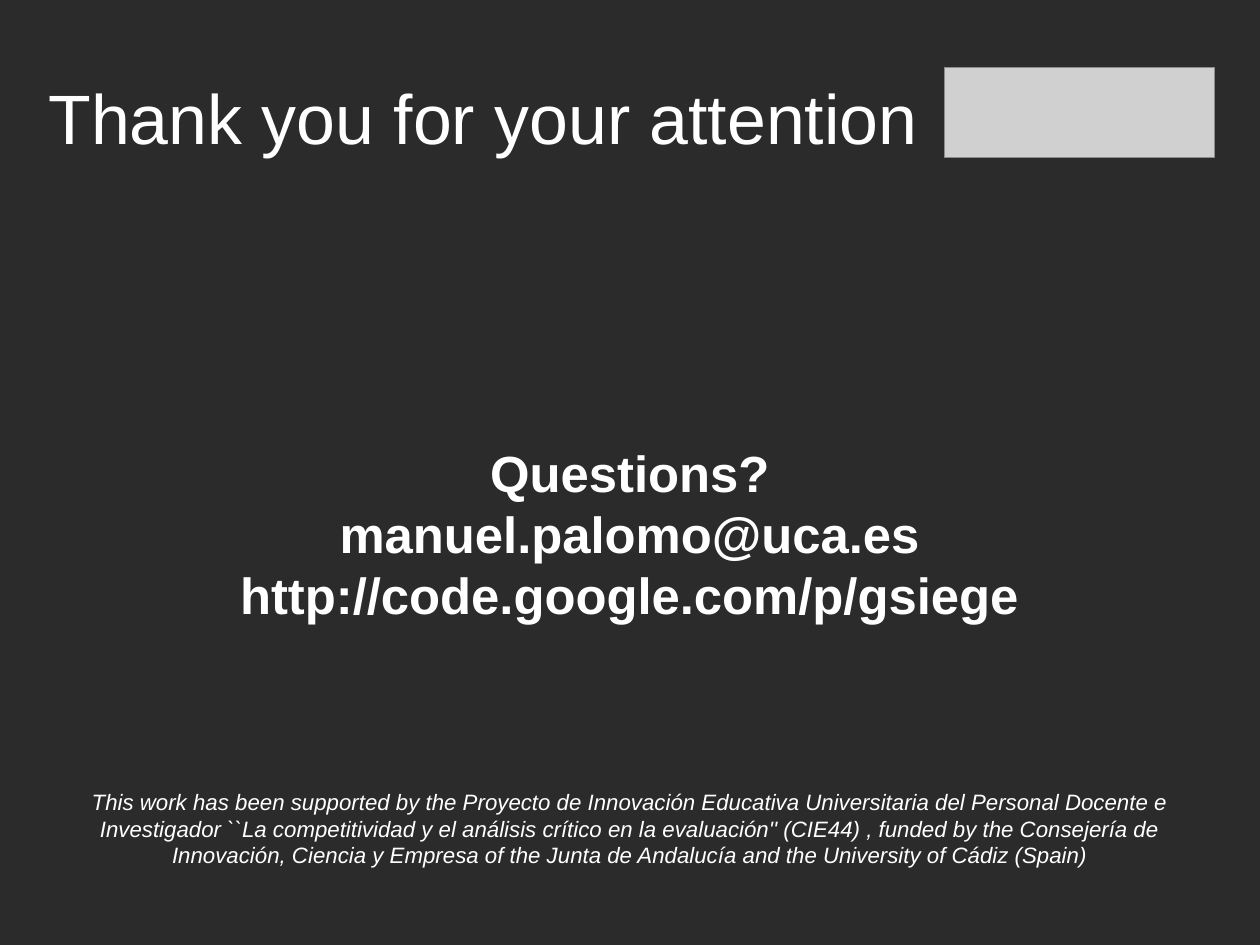
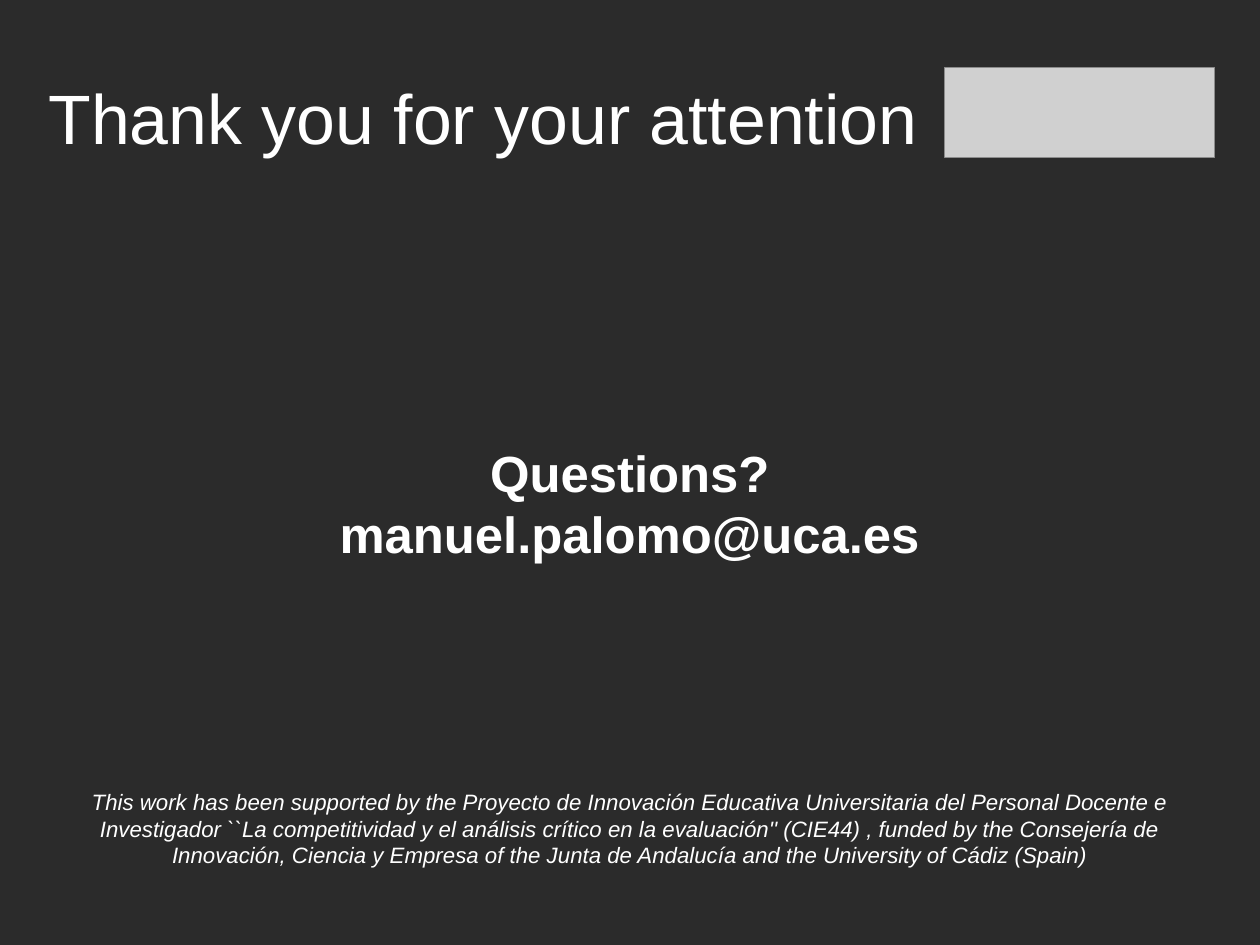
Before and after one commit to rompehielos013013013/gsiege, a slide deck: slide 28 of presentacion/Brunel2014/assessingCompetitions.odp (slide 26 before the commit). Drawn at 1260x945 pixels with LibreOffice and Linux fonts; fonts in the diff are those of the drawing; grey boxes stand for pictures; background and template pictures are left out; a plain dark background stands for a picture behind light text. Boxes give left, top, right and bottom in pixels: in the first picture for what was removed or moved away, otherwise in the second. Text is boxed around its words. In the diff, an @@ line names an element or a change of style, - is before the commit and + after.

```diff
--- a/presentacion/Brunel2014/assessingCompetitions.odp
+++ b/presentacion/Brunel2014/assessingCompetitions.odp
@@ text at (x1=240, y1=577, x2=1018, y2=624): paragraph removed @@
-http://code.google.com/p/gsiege
```
Also in this commit, not shown: 8 other slides changed, 4 slides added, 2 slides removed.
